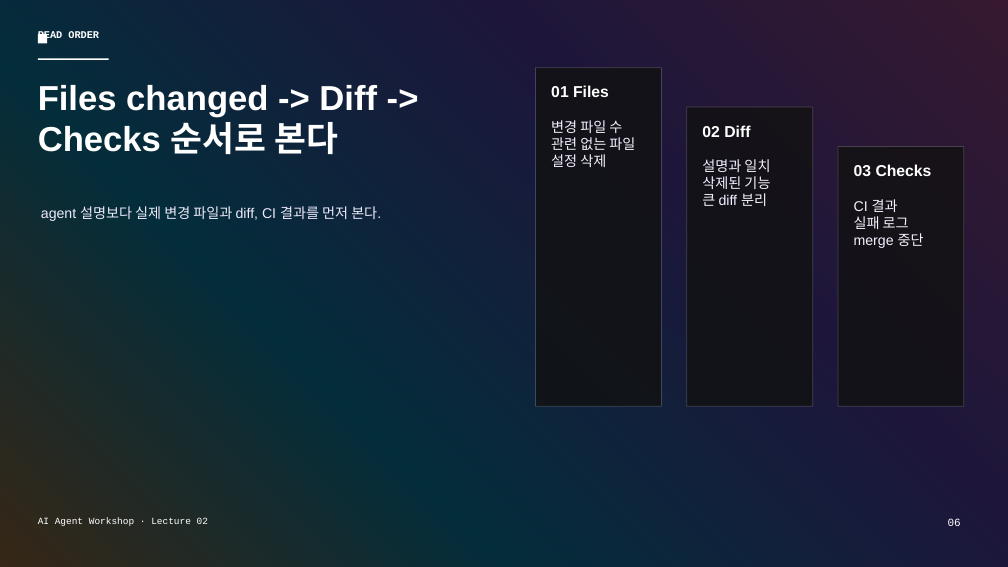
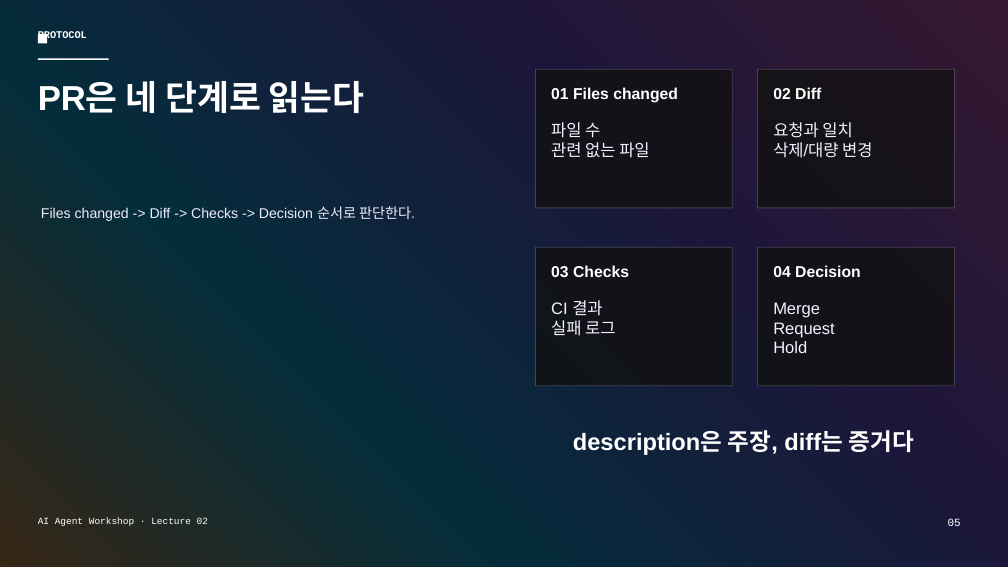
Before and after one commit to lucky206208-glitch/ai-agent-workshop, a slide deck: slide 5 of decks/02-github-pr-control-gradient-mesh.pptx (slide 6 before the commit). Drawn at 1008x567 pixels with LibreOffice and Linux fonts; fonts in the diff are those of the drawing. Boxes give left, top, right and bottom in pixels: in the first picture for what was removed or moved away, otherwise in the second. Text is boxed around its words. In the diff, an @@ line names an element or a change of style, - is before the commit and + after.

```diff
--- a/decks/02-github-pr-control-gradient-mesh.pptx
+++ b/decks/02-github-pr-control-gradient-mesh.pptx
@@ text at box(38, 31, 87, 42): text changed @@
-READ ORDER
+PROTOCOL
@@ text at box(38, 81, 365, 113): text changed @@
-Files changed -> Diff -> Checks 순서로 본다
+PR은 네 단계로 읽는다
@@ rectangle: place and size @@
-rectangle at box(535, 68, 662, 407)
+rectangle at box(535, 70, 732, 208)
@@ text at box(551, 87, 678, 103): text changed @@
-01 Files
+01 Files changed
@@ rectangle: place and size @@
-rectangle at box(687, 107, 813, 407)
+rectangle at box(758, 70, 954, 208)
@@ text "02 Diff": place and size @@
-text "02 Diff" at box(702, 125, 750, 137)
+text "02 Diff" at box(773, 87, 821, 99)
@@ text at box(551, 122, 600, 138): text changed; size 13.5 to 15.8 pt @@
-변경 파일 수
+파일 수
@@ text at box(551, 142, 649, 158): size 13.5 to 15.8 pt in "관련 없는 파일" @@
@@ text at box(773, 122, 872, 158): text changed; size 13.5 to 15.8 pt @@
-설명과 일치
-삭제된 기능
-큰 diff 분리
+요청과 일치
+삭제/대량 변경
@@ text at box(551, 154, 606, 167): paragraph removed @@
-설정 삭제
@@ text at box(41, 206, 415, 221): text changed @@
-agent 설명보다 실제 변경 파일과 diff, CI 결과를 먼저 본다.
+Files changed -> Diff -> Checks -> Decision 순서로 판단한다.
@@ text at box(854, 233, 924, 248): paragraph removed @@
-merge 중단
@@ rectangle: place and size @@
-rectangle at box(838, 147, 964, 407)
+rectangle at box(535, 247, 732, 386)
@@ text "03 Checks": place and size @@
-text "03 Checks" at box(854, 164, 932, 176)
+text "03 Checks" at box(551, 265, 629, 277)
@@ rectangle added at box(758, 247, 954, 386), fill #111111 at 80% opacity, outline #FFFFFF 0.75 pt @@
@@ text added at box(773, 265, 861, 277), 15 pt, text #FFFFFF, bold @@
+04 Decision
@@ text "CI 결과": place and size @@
-text "CI 결과" at box(854, 199, 924, 248)
+text "CI 결과" at box(551, 300, 615, 336)
@@ text "CI 결과" at box(551, 300, 615, 336): size 13.5 to 15.8 pt @@
@@ text added at box(773, 302, 834, 353), 15.8 pt, text #F4F0FF @@
+Merge
+Request
+Hold
@@ text added at box(573, 430, 913, 455), 22.5 pt, text #FFFFFF, bold @@
+description은 주장, diff는 증거다
@@ text at box(948, 518, 961, 526): text changed @@
-06
+05
```
Also in this commit, not shown: 5 other slides changed, 2 slides added, 2 slides removed, 2 other files.
